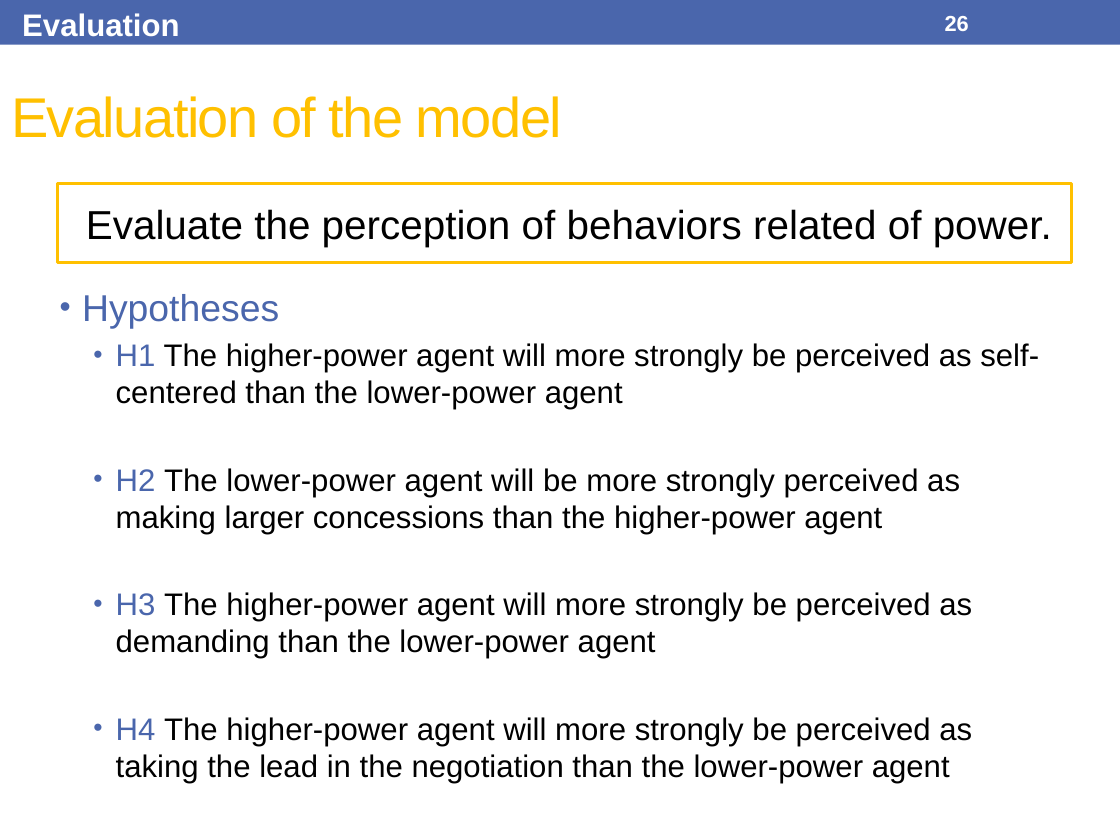
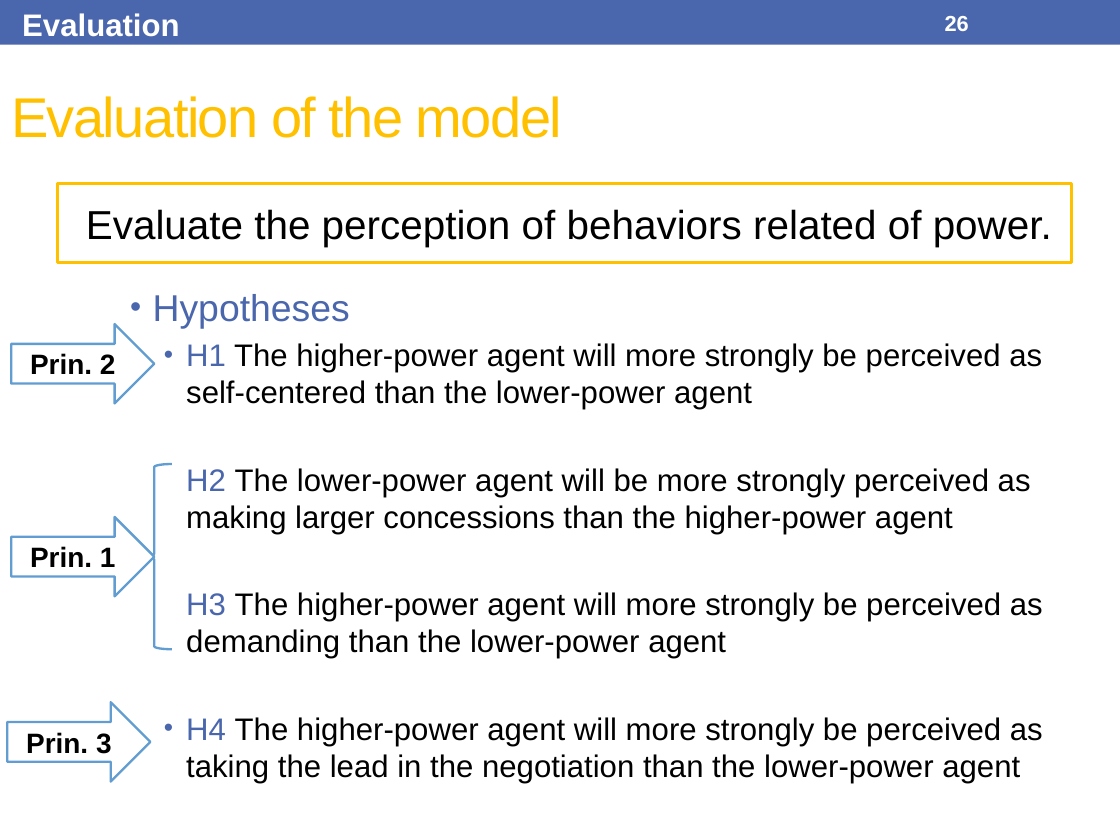
Before and after one commit to Olydia/Discolog, a slide deck: slide 26 of papers/Presentations/IVA17/IVA17.pptx. Drawn at 1120x840 pixels with LibreOffice and Linux fonts; fonts in the diff are those of the drawing. Boxes give left, top, right and bottom in pixels: in the first picture for what was removed or moved away, otherwise in the second. Text is boxed around its words. In the diff, an @@ line names an element or a change of style, - is before the commit and + after.

```diff
--- a/papers/Presentations/IVA17/IVA17.pptx
+++ b/papers/Presentations/IVA17/IVA17.pptx
@@ text "Hypotheses" rewrapped from box(82, 294, 1039, 778) to box(153, 294, 1043, 778) @@
@@ right arrow added at box(11, 324, 155, 403), fill #FFFFFF, outline #629DD1 1.5 pt, 18 pt, text #000000, bold @@
+Prin. 2
@@ left brace added at box(137, 464, 171, 648), fill #FFFFFF, outline #629DD1 1.5 pt @@
@@ right arrow added at box(11, 517, 155, 597), fill #FFFFFF, outline #629DD1 1.5 pt, 18 pt, text #000000, bold @@
+Prin. 1
@@ right arrow added at box(7, 702, 150, 782), fill #FFFFFF, outline #629DD1 1.5 pt, 18 pt, text #000000, bold @@
+Prin. 3
```
Also in this commit, not shown: 4 other slides changed.
